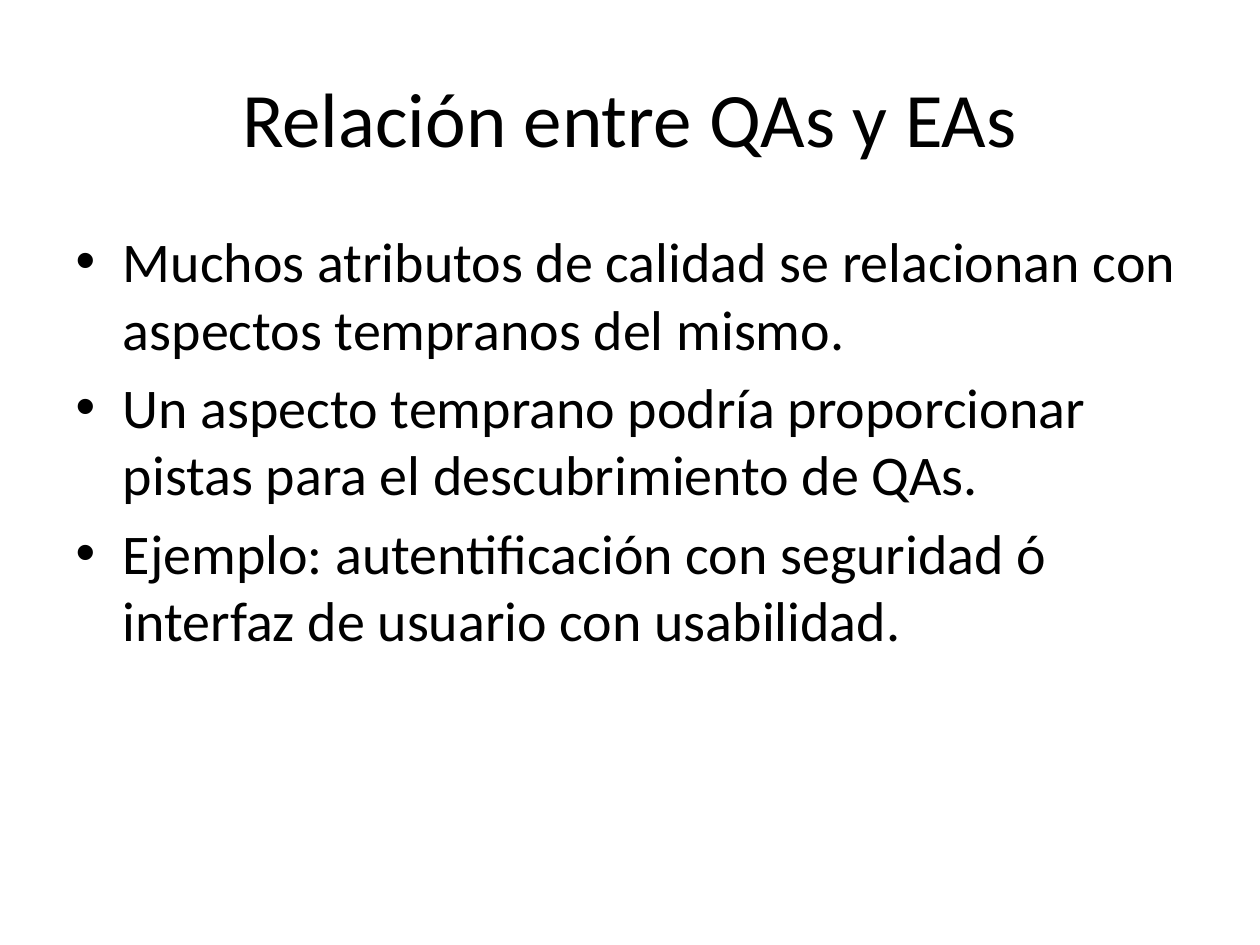
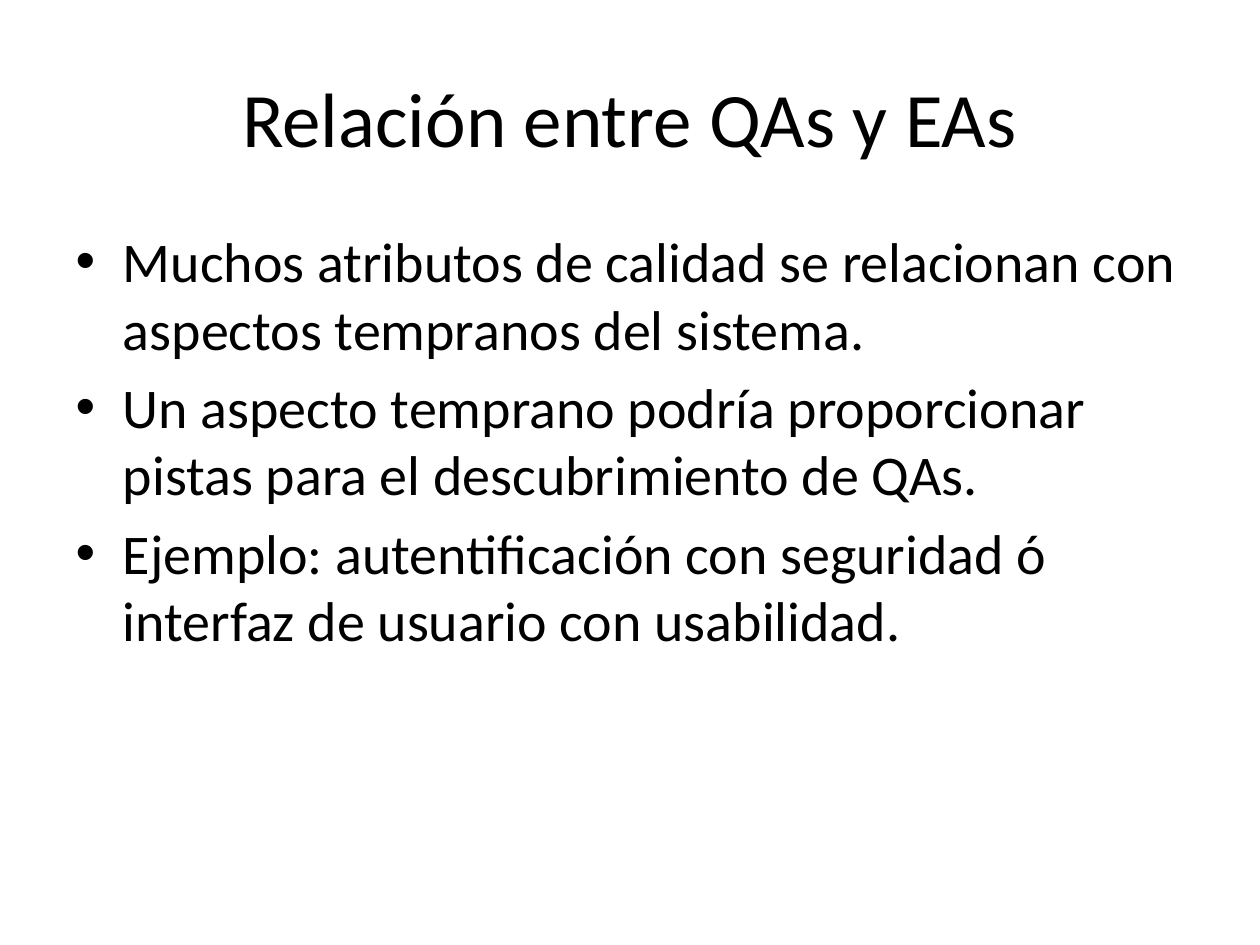
Before and after one commit to alejandrorago/qatesis2, a slide deck: slide 7 of Capitulos Finales/filiminasPeladas.pptx. Drawn at 1260x945 pixels with LibreOffice and Linux fonts; fonts in the diff are those of the drawing. Boxes give left, top, right and bottom in pixels: in the first picture for what was removed or moved away, otherwise in the second. Text is boxed around its words. In the diff, an @@ line names an element or a change of style, - is before the commit and + after.

```diff
--- a/Capitulos Finales/filiminasPeladas.pptx
+++ b/Capitulos Finales/filiminasPeladas.pptx
@@ text at [123,243,1175,359]: text changed @@
-• Muchos atributos de calidad se relacionan con aspectos tempranos del mismo.
+• Muchos atributos de calidad se relacionan con aspectos tempranos del sistema.
```
Also in this commit, not shown: 8 other slides changed, 3 slides added, 1 slide removed.
